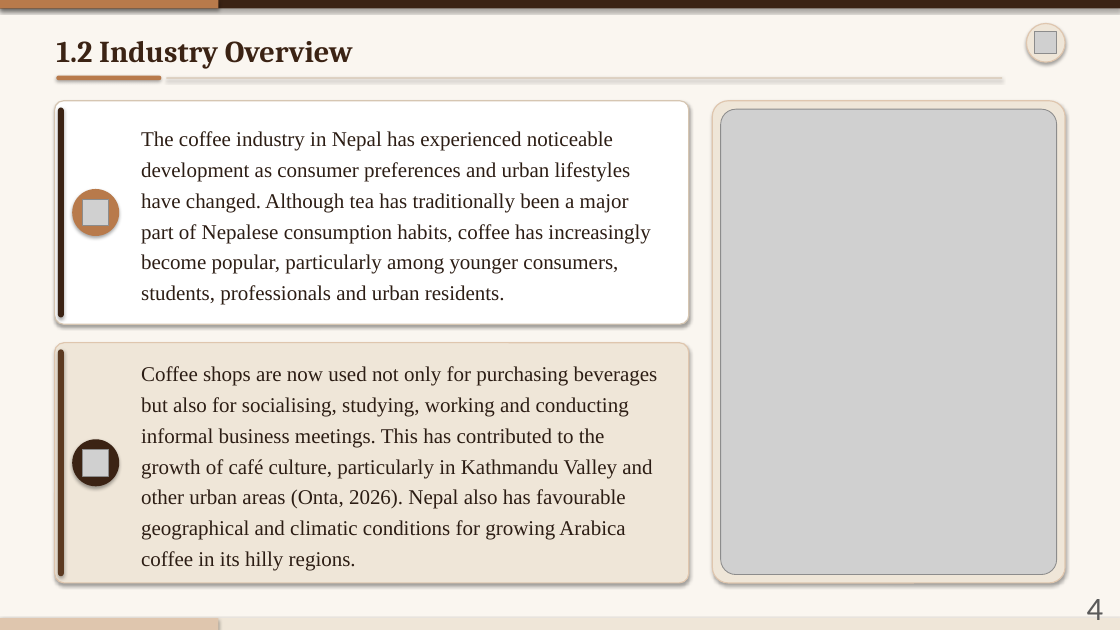
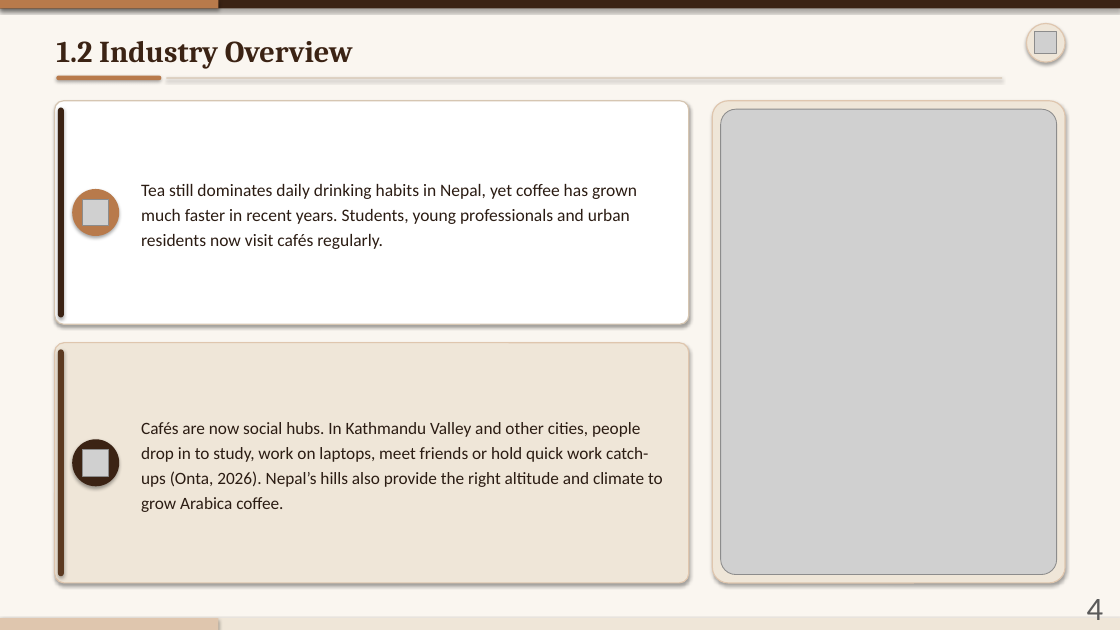
Before and after one commit to AV248/temp, a slide deck: slide 4 of Himalayan_Java_Presentation_Numbered.pptx. Drawn at 1120x630 pixels with LibreOffice and Linux fonts; fonts in the diff are those of the drawing; grey boxes stand for pictures. Boxes give left, top, right and bottom in pixels: in the first picture for what was removed or moved away, otherwise in the second. Text is boxed around its words. In the diff, an @@ line names an element or a change of style, - is before the commit and + after.

```diff
--- a/Himalayan_Java_Presentation_Numbered.pptx
+++ b/Himalayan_Java_Presentation_Numbered.pptx
@@ text at (x1=141, y1=184, x2=637, y2=249): text changed; size 18 to 15 pt; font Times New Roman to Calibri; text colour #2C1D14 to #2B1C13 @@
-The coffee industry in Nepal has experienced noticeable development as consumer preferences and urban lifestyles have changed. Although tea has traditionally been a major part of Nepalese consumption habits, coffee has increasingly become popular, particularly among younger consumers, students, professionals and urban residents.
+Tea still dominates daily drinking habits in Nepal, yet coffee has grown much faster in recent years. Students, young professionals and urban residents now visit cafés regularly.
@@ text at (x1=141, y1=422, x2=663, y2=512): text changed; size 18 to 14.8 pt; font Times New Roman to Calibri; text colour #2C1D14 to #2B1C13 @@
-Coffee shops are now used not only for purchasing beverages but also for socialising, studying, working and conducting informal business meetings. This has contributed to the growth of café culture, particularly in Kathmandu Valley and other urban areas (Onta, 2026). Nepal also has favourable geographical and climatic conditions for growing Arabica coffee in its hilly regions.
+Cafés are now social hubs. In Kathmandu Valley and other cities, people drop in to study, work on laptops, meet friends or hold quick work catch-ups (Onta, 2026). Nepal’s hills also provide the right altitude and climate to grow Arabica coffee.
```
Also in this commit, not shown: 21 other slides changed, 1 slide added, 1 slide removed.
